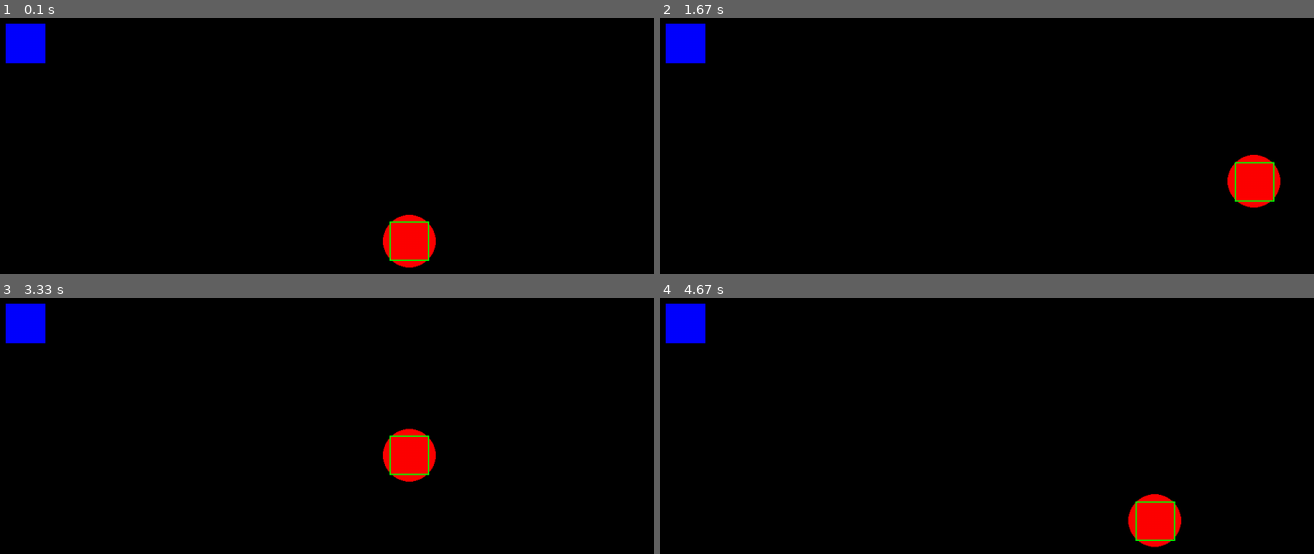
Above: before the commit, frames 1-4 (two rows, left to right).
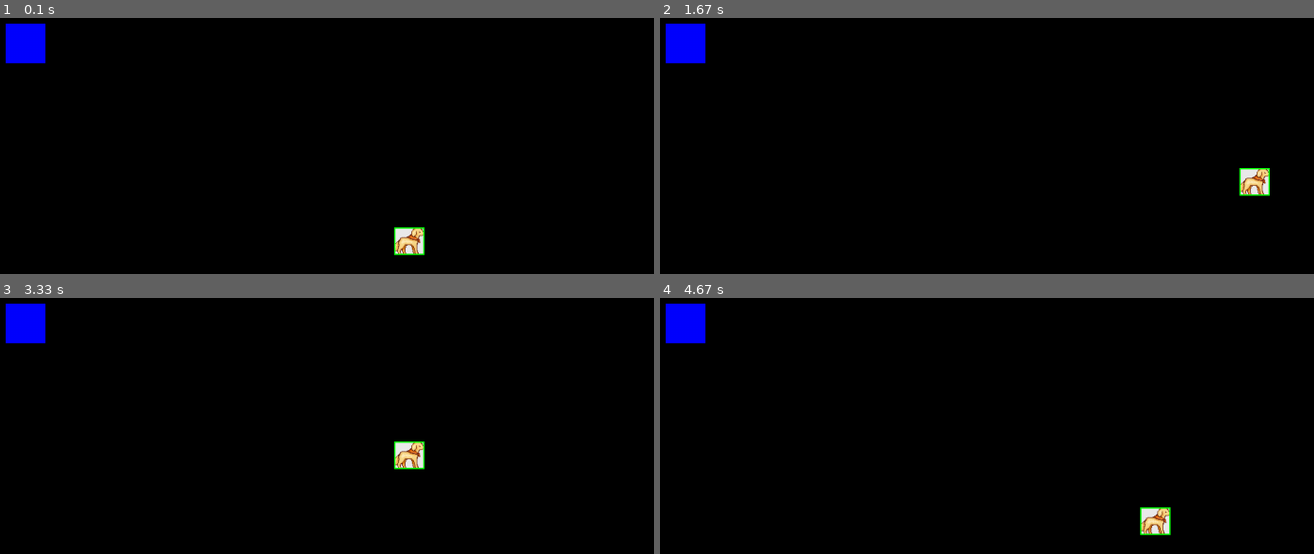
Above: after the commit, the same moments.

Repository: guadalupeti/pygame-vacation-project
Game: pygame game, started from main.py
Two runs of this game, one before a commit and one after it. Both use one fixed random seed, a clock stepped at 60 frames per second and the inputs below.
Inputs:
- Up to frame 1 (0.1 s): no input
- Up to frame 2 (1.67 s): hold D 0.33-0.8 s; hold W 0.83-1.13 s; hold D 1.17-1.63 s
- Up to frame 3 (3.33 s): hold A 1.67-2.2 s; hold S 2.23-2.53 s; hold A 2.57-2.97 s; hold W from 3 s (still down)
- Up to frame 4 (4.67 s): release W at 3.37 s; hold D 3.4-4.03 s; hold S 4.07-4.43 s; hold A from 4.47 s (still down)

The runs differ from the first frame. In frame 1, 1.3% of the frame differs, in the area x 58-67%, y 76-98%; in frame 2, 1.3%; in frame 3, 1.3%, in the area x 58-67%, y 50-72%; in frame 4, 1.3%.

Commit message:
sprite first commit

Diff:
--- a/character.py
+++ b/character.py
@@ -1,4 +1,5 @@
 import pygame
+
 class Player(pygame.sprite.Sprite):
     def __init__(self, x, y):
         super().__init__()
@@ -8,13 +9,15 @@
         self.image = self.sprites[self.current_sprite]
         self.rect = self.image.get_rect()
         self.rect.center = [x,y]
+
     def update(self):
         self.image = self.sprites[int(self.current_sprite)]
+
 
 def drawCharacter(screen: pygame.display, player_pos: pygame.Vector2):
     pygame.draw.circle(screen, "red", player_pos, 40)
 
-def drawCharacterWSprites(screen: pygame.display, rect: pygame.Rect, player: Player):
+def drawCharacterWSprites(screen: pygame.display, player: Player):
     movingSprites = pygame.sprite.Group()
     movingSprites.add(player)
     movingSprites.draw(screen)
--- a/main.py
+++ b/main.py
@@ -15,7 +15,7 @@
 
 player = Player(screen.get_width() / 2, screen.get_height() / 2)
 player_pos = pygame.Vector2(screen.get_width() / 2, screen.get_height() / 2) # criação da posição inical do personagem
-player_rect = pygame.Rect(player_pos.x, player_pos.y, 60,60) # retângulo de colisão do personagem
+player_rect = player.rect # retângulo de colisão do personagem
 
 rect = pygame.Rect(30,30,60,60) # retângulo para testar colisão
 
@@ -35,7 +35,7 @@
 
     screen.fill('black')
 
-    drawCharacter(screen, player_pos)
+    drawCharacterWSprites(screen, player)
     drawObj(screen, rect)
     drawDebugSquare(screen, player_rect) # quadrado de debug (o quadrado que fica em cima do personagem)
 
